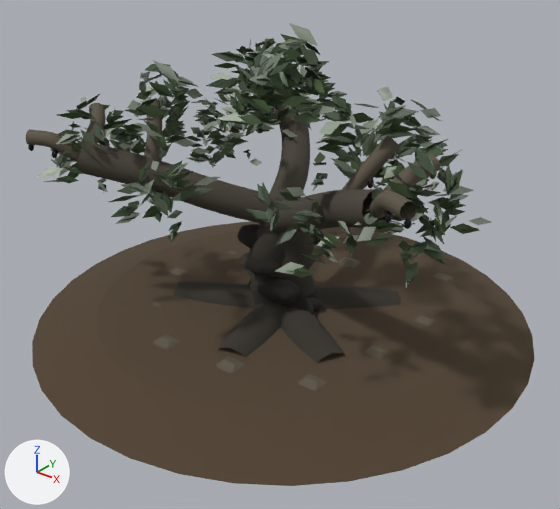
Two versions of the glTF model extracted-3d-lib/models/arbol-olivo.glb, one commit apart.
Before and after are seen from a 50 mm lens placed at (4.85, -6.11, 4.57), pointed at (0.16, -0.25, 0.93). Every picture has the same lights, and +X, +Y and +Z are marked at lower left. The picture after the commit comes second. Where no turn or scale is listed for an object, it has been applied to the vertices.
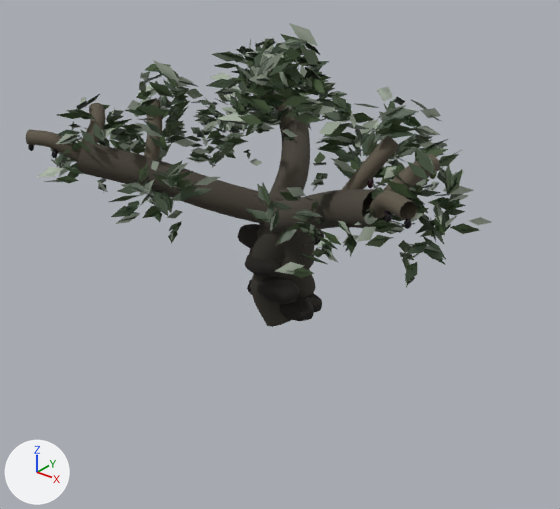
Boxes [x1, y1, x2, y2] around the edits, measured in the pictures (560 x 509 px):
```json
{"object": "Mesh_0", "change": "deleted", "before": [32, 222, 534, 486], "on screen": "brown"}
{"object": "Mesh_12", "change": "deleted", "before": [280, 306, 345, 363]}
{"object": "Mesh_16", "change": "deleted", "before": [218, 302, 282, 358]}
{"object": "Mesh_15", "change": "deleted", "before": [314, 286, 399, 310]}
{"object": "Mesh_14", "change": "deleted", "before": [174, 281, 256, 309]}
{"object": "Mesh_3", "change": "deleted", "before": [216, 357, 244, 373]}
{"object": "Mesh_2", "change": "deleted", "before": [298, 374, 326, 391]}
{"object": "Mesh_4", "change": "deleted", "before": [153, 335, 180, 349]}
{"object": "Mesh_1", "change": "deleted", "before": [364, 345, 388, 359]}
{"object": "Mesh_9", "change": "deleted", "before": [337, 257, 361, 268]}
{"object": "Mesh_11", "change": "deleted", "before": [414, 316, 435, 326]}
{"object": "Mesh_10", "change": "deleted", "before": [433, 273, 453, 281]}
{"object": "Mesh_13", "change": "deleted", "before": [240, 251, 253, 279], "on screen": "mostly hidden"}
{"object": "Mesh_6", "change": "deleted", "before": [169, 268, 187, 276]}
```

Edits to the scene script, one JSON object a line:
```json
{"op": "remove", "block": "ob_mesh_0", "code": ["ob_mesh_0 = bpy.data.objects.new('Mesh_0', me_mesh_0)", "ob_mesh_0.location = (0.0, 0.0, 0.09)"]}
{"op": "remove", "block": "ob_mesh_1", "code": ["ob_mesh_1 = bpy.data.objects.new('Mesh_1', me_mesh_1)", "ob_mesh_1.location = (1.4, -0.21, 0.14)"]}
{"op": "remove", "block": "ob_mesh_2", "code": ["ob_mesh_2 = bpy.data.objects.new('Mesh_2', me_mesh_2)", "ob_mesh_2.location = (1.2, -1.06, 0.14)"]}
{"op": "remove", "block": "ob_mesh_3", "code": ["ob_mesh_3 = bpy.data.objects.new('Mesh_3', me_mesh_3)", "ob_mesh_3.location = (0.38, -1.33, 0.14)"]}
{"op": "remove", "block": "ob_mesh_4", "code": ["ob_mesh_4 = bpy.data.objects.new('Mesh_4', me_mesh_4)", "ob_mesh_4.location = (-0.43, -1.43, 0.14)"]}
{"op": "remove", "block": "ob_mesh_6", "code": ["ob_mesh_6 = bpy.data.objects.new('Mesh_6', me_mesh_6)", "ob_mesh_6.location = (-1.5, -0.2, 0.14)"]}
{"op": "remove", "block": "ob_mesh_9", "code": ["ob_mesh_9 = bpy.data.objects.new('Mesh_9', me_mesh_9)", "ob_mesh_9.location = (0.01, 1.33, 0.14)"]}
{"op": "remove", "block": "ob_mesh_10", "code": ["ob_mesh_10 = bpy.data.objects.new('Mesh_10', me_mesh_10)", "ob_mesh_10.location = (1.12, 1.72, 0.14)"]}
{"op": "remove", "block": "ob_mesh_11", "code": ["ob_mesh_11 = bpy.data.objects.new('Mesh_11', me_mesh_11)", "ob_mesh_11.location = (1.47, 0.66, 0.14)"]}
{"op": "remove", "block": "ob_mesh_12", "code": ["ob_mesh_12 = bpy.data.objects.new('Mesh_12', me_mesh_12)", "ob_mesh_12.location = (0.0, 0.0, 0.0)"]}
{"op": "remove", "block": "ob_mesh_13", "code": ["ob_mesh_13 = bpy.data.objects.new('Mesh_13', me_mesh_13)", "ob_mesh_13.location = (0.0, 0.0, 0.0)"]}
{"op": "remove", "block": "ob_mesh_14", "code": ["ob_mesh_14 = bpy.data.objects.new('Mesh_14', me_mesh_14)", "ob_mesh_14.location = (0.0, 0.0, 0.0)"]}
{"op": "remove", "block": "ob_mesh_15", "code": ["ob_mesh_15 = bpy.data.objects.new('Mesh_15', me_mesh_15)", "ob_mesh_15.location = (0.0, 0.0, 0.0)"]}
{"op": "remove", "block": "ob_mesh_16", "code": ["ob_mesh_16 = bpy.data.objects.new('Mesh_16', me_mesh_16)", "ob_mesh_16.location = (0.0, 0.0, 0.0)"]}
```
